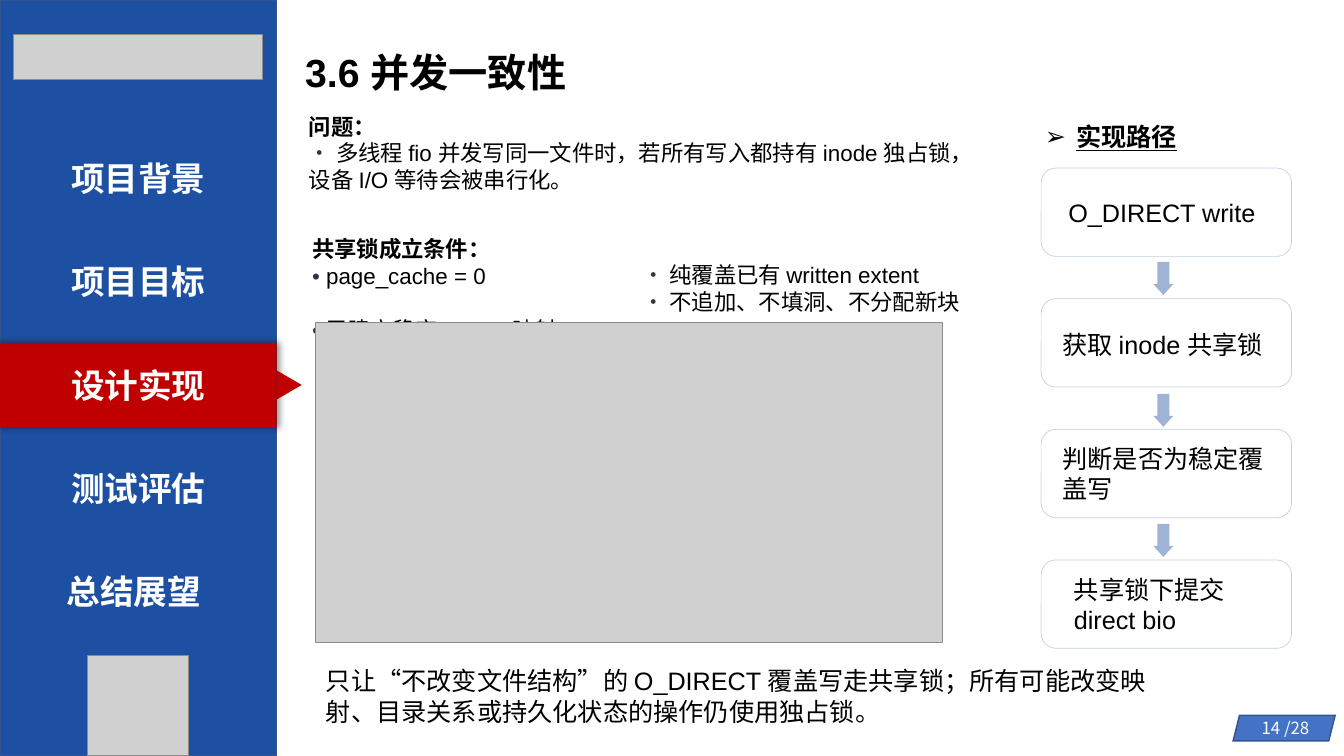
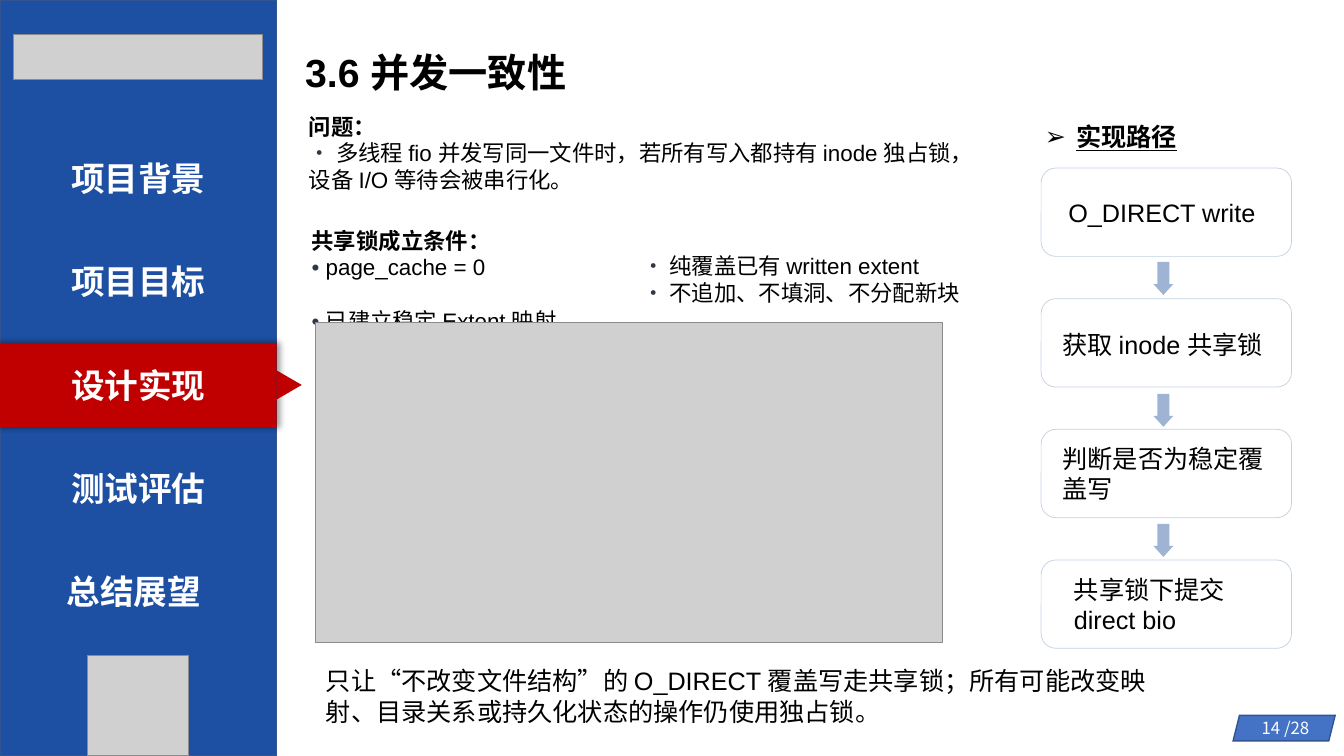
Before and after one commit to byliangg/os_com, a slide deck: slide 14 of 初赛幻灯片.pptx. Drawn at 1344x756 pixels with LibreOffice and Linux fonts; fonts in the diff are those of the drawing; grey boxes stand for pictures. Boxes give left, top, right and bottom in pixels: in the first picture for what was removed or moved away, otherwise in the second. Text is boxed around its words. In the diff, an @@ line names an element or a change of style, - is before the commit and + after.

```diff
--- a/初赛幻灯片.pptx
+++ b/初赛幻灯片.pptx
@@ text "共享锁成立条件：" rewrapped from [312, 238, 557, 323] to [312, 230, 557, 323] @@
@@ text "• 纯覆盖已有 written extent": place and size @@
-text "• 纯覆盖已有 written extent" at [670, 264, 960, 312]
+text "• 纯覆盖已有 written extent" at [670, 255, 960, 303]
```
Also in this commit, not shown: 6 other slides changed, 2 other files.
